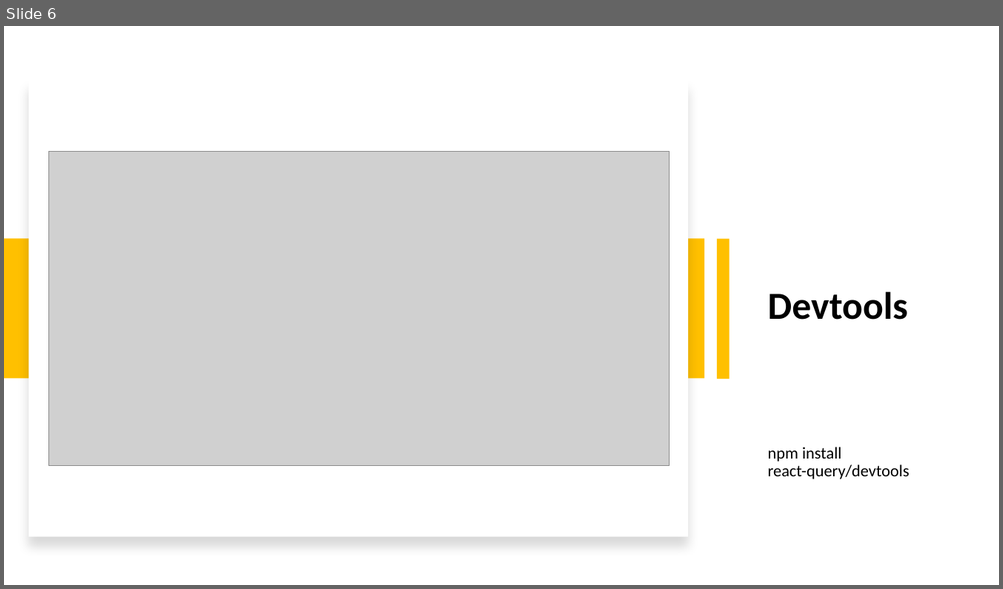
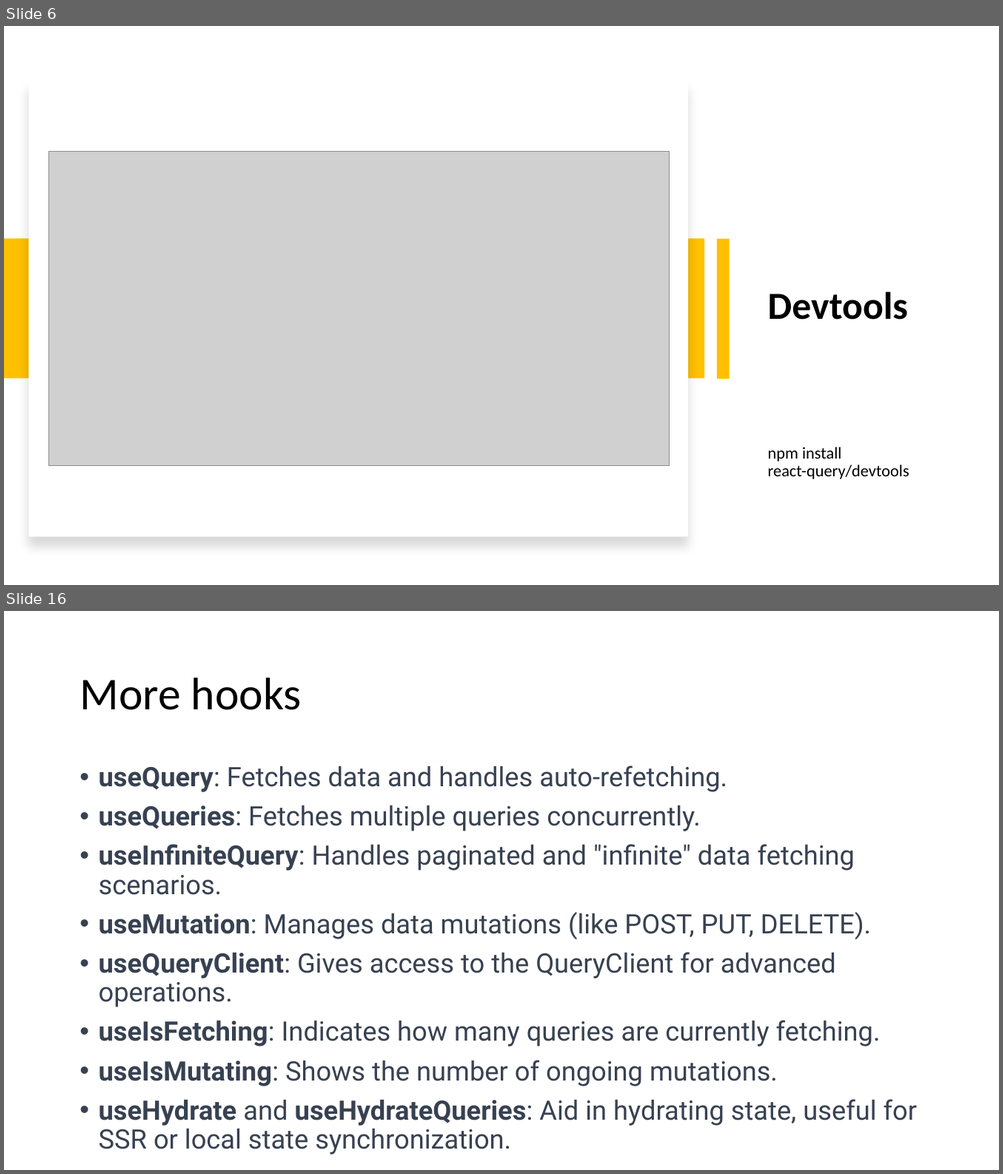
Before and after one commit to 1shaked/full-stack, a slide deck: 25ass/react qury.pptx. Shown one above the other, each under a label of ours: slide 6 before the commit, slides 6 and 16 after it; the slides between them are not shown. The pictures are 1003x589 and 1003x1174 pixels, drawn with LibreOffice and Linux fonts; fonts in the diff are those of the drawing; grey boxes stand for pictures. Boxes give left, top, right and bottom in pixels: in the first picture for what was removed or moved away, otherwise in the second. Text is boxed around its words. In the diff, an @@ line names an element or a change of style, - is before the commit and + after.

```diff
--- a/25ass/react qury.pptx
+++ b/25ass/react qury.pptx
@@ slide 16 added at (x1=4, y1=611, x2=999, y2=1170), background #FFFFFF @@
@@ title added at (x1=79, y1=678, x2=301, y2=710), 44 pt, text #000000 @@
+More hooks
@@ text added at (x1=99, y1=766, x2=917, y2=1126), 25.9 pt, text #374151 @@
+• useQuery: Fetches data and handles auto-refetching.
+• useQueries: Fetches multiple queries concurrently.
+• useInfiniteQuery: Handles paginated and "infinite" data fetching scenarios.
+• useMutation: Manages data mutations (like POST, PUT, DELETE).
+• useQueryClient: Gives access to the QueryClient for advanced operations.
+• useIsFetching: Indicates how many queries are currently fetching.
+• useIsMutating: Shows the number of ongoing mutations.
+• useHydrate and useHydrateQueries: Aid in hydrating state, useful for SSR or local state synchronization.
```
Also in this commit, not shown: 10 other slides added, 16 other files.
